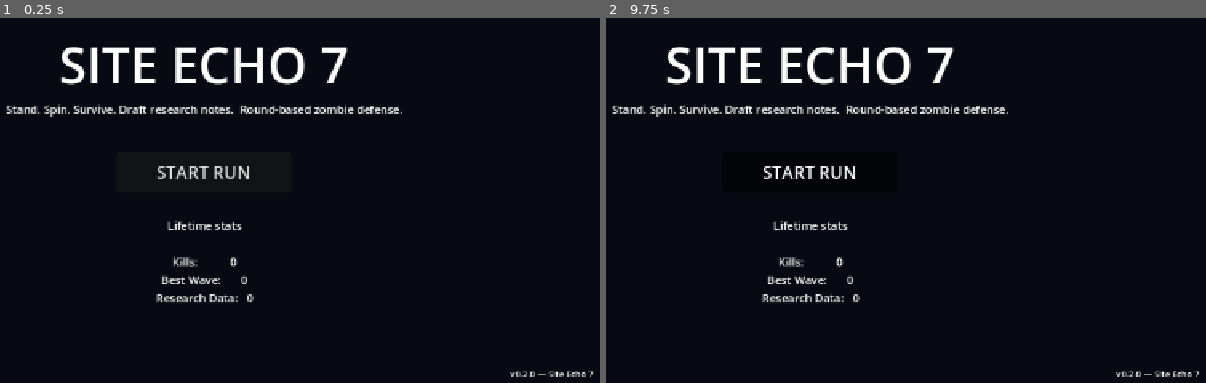
Above: before the commit, frames 1-2 (left to right).
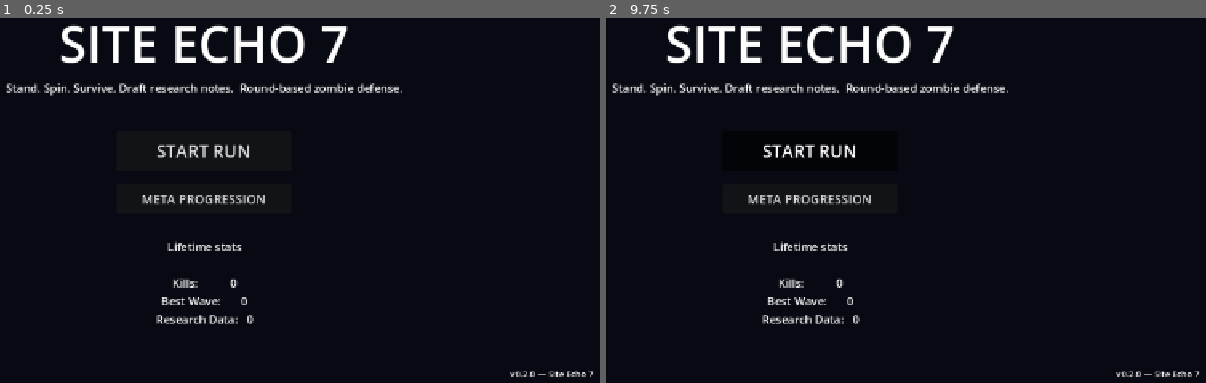
Above: after the commit, the same moments.

Repository: Josh-Buck/site-echo-7
Game: Godot game, scene res://scenes/ui/TitleScreen.tscn
Same seed, same stepped clock (60 frames per second), same inputs: the game is played once before the commit and once after it.
Inputs (mouse positions are in pixels of both pictures, inside the frame that each line leads up to):
- Up to frame 1 (0.25 s): no input
- Up to frame 2 (9.75 s): click (810, 196) at 0.5 s, where only the run after the commit has a clickable "META PROGRESSION"; click "START RUN" at 1.25 s; click "START RUN" at 2 s; click (810, 196) at 2.75 s, where only the run after the commit has a clickable "META PROGRESSION"; click "START RUN" at 3.5 s; click (810, 196) at 4.25 s, where only the run after the commit has a clickable "META PROGRESSION"; tap Enter at 5 s; move the mouse to (984, 145) at 5.02 s; press the mouse at (984, 145) at 5.03 s; tap F12 (dev_reset) every 0.75 s from 5.75 to 8.75 s; move the mouse to (648, 189) at 5.77 s; release the mouse at (648, 189) at 5.78 s; tap Q (swap_next) at 5.85 s; click (648, 189) at 5.92 s; move the mouse to (888, 69) at 6.52 s; hold 1 (swap_primary) 6.53-7.28 s; click (888, 69) at 6.67 s; move the mouse to (768, 258) at 7.27 s; tap 2 (swap_secondary) at 7.35 s; click (768, 258) at 7.42 s; move the mouse to (1050, 237) at 8.02 s; hold 3 (swap_tertiary) 8.03-8.78 s; click (1050, 237) at 8.17 s; move the mouse to (outside the picture) at 8.77 s; click (outside the picture) at 8.85 s; move the mouse to (852, 167) at 9.52 s; hold Q (swap_next) from 9.53 s (still down); click (852, 167) at 9.67 s

The runs differ from the first frame. In frame 1, 7.3% of the frame differs, in the area x 1-67%, y 1-84%; in frame 2, 7.3%.

Commit message:
M3b: meta progression — spend RD on perks and barrier upgrades

Diff:
--- a/autoload/CardSystem.gd
+++ b/autoload/CardSystem.gd
@@ -40,14 +40,28 @@
 			push_warning("[CardSystem] could not load card: %s" % path)
 	print("[CardSystem] starter pool loaded: %d cards" % available_pool.size())
 
+var _first_draft_done: bool = false
+
 func _on_run_started() -> void:
 	active_deck.clear()
+	_first_draft_done = false
+	# Quartermaster perk: pre-draft one random card.
+	if MetaProgress.has_unlock(&"perk_quartermaster") and not available_pool.is_empty():
+		var card = _pick_weighted(available_pool.duplicate())
+		if card != null:
+			active_deck.append(card)
+			EventBus.card_drafted.emit(card)
 
 func reset_run_deck() -> void:
 	active_deck.clear()
+	_first_draft_done = false
 
 func _on_wave_ended(_round_n: int) -> void:
-	offer_cards(3)
+	var count := 3
+	if not _first_draft_done and MetaProgress.has_unlock(&"perk_quick_draft"):
+		count = 5
+	_first_draft_done = true
+	offer_cards(count)
 
 func offer_cards(count: int) -> void:
 	current_offer.clear()
--- a/autoload/GameState.gd
+++ b/autoload/GameState.gd
@@ -14,6 +14,9 @@
 	current_round = 0
 	current_score = 0
 	tokens = 0
+	# Apply meta-unlocked run-start perks.
+	if MetaProgress.has_unlock(&"perk_combat_veteran"):
+		tokens += 20
 	run_active = true
 	EventBus.run_started.emit()
 
--- a/autoload/MetaProgress.gd
+++ b/autoload/MetaProgress.gd
@@ -25,6 +25,19 @@
 	research_data += earned
 	SaveSystem.save_meta()
 
+func has_unlock(id: StringName) -> bool:
+	return unlocks.get(id, false)
+
+func buy_unlock(id: StringName, cost: int) -> bool:
+	if has_unlock(id):
+		return false
+	if research_data < cost:
+		return false
+	research_data -= cost
+	unlocks[id] = true
+	SaveSystem.save_meta()
+	return true
+
 func reset_all() -> void:
 	lifetime_score = 0
 	lifetime_kills = 0
--- a/scenes/barrier/Barrier.gd
+++ b/scenes/barrier/Barrier.gd
@@ -8,6 +8,17 @@
 var _destroyed: bool = false
 
 func _ready() -> void:
+	# Apply meta-unlocked barrier HP bonuses.
+	var bonus: float = 0.0
+	if MetaProgress.has_unlock(&"barrier_hp_1"):
+		bonus += 10.0
+	if MetaProgress.has_unlock(&"barrier_hp_2"):
+		bonus += 20.0
+	if MetaProgress.has_unlock(&"barrier_hp_3"):
+		bonus += 30.0
+	if MetaProgress.has_unlock(&"perk_reinforced_barrier"):
+		bonus += max_hp * 0.2
+	max_hp += bonus
 	current_hp = max_hp
 	add_to_group("barriers")
 	collision_layer = 2
--- /dev/null
+++ b/scenes/ui/MetaScreen.gd
@@ -0,0 +1,64 @@
+extends Control
+
+const UNLOCKS: Array[Dictionary] = [
+	{"id": &"perk_combat_veteran", "name": "Combat Veteran", "desc": "Start each run with +20 tokens.", "cost": 100, "category": "Starter Perks"},
+	{"id": &"perk_quick_draft", "name": "Quick Draft", "desc": "First card draft of every run offers 5 cards instead of 3.", "cost": 200, "category": "Starter Perks"},
+	{"id": &"perk_quartermaster", "name": "Quartermaster", "desc": "Start each run with 1 random card already drafted.", "cost": 250, "category": "Starter Perks"},
+	{"id": &"perk_reinforced_barrier", "name": "Reinforced Barrier", "desc": "Barrier max HP +20% (multiplicative).", "cost": 300, "category": "Starter Perks"},
+	{"id": &"barrier_hp_1", "name": "Barrier Plating I", "desc": "Permanent +10 max HP.", "cost": 150, "category": "Barrier Upgrades"},
+	{"id": &"barrier_hp_2", "name": "Barrier Plating II", "desc": "Permanent +20 max HP. Stacks with I.", "cost": 400, "category": "Barrier Upgrades"},
+	{"id": &"barrier_hp_3", "name": "Barrier Plating III", "desc": "Permanent +30 max HP. Stacks with prior.", "cost": 800, "category": "Barrier Upgrades"},
+]
+
+@onready var rd_label: Label = $VBox/RDLabel
+@onready var unlock_list: VBoxContainer = $VBox/ScrollContainer/UnlockList
+@onready var back_button: Button = $VBox/BackButton
+
+func _ready() -> void:
+	Input.set_mouse_mode(Input.MOUSE_MODE_VISIBLE)
+	back_button.pressed.connect(_on_back_pressed)
+	_refresh()
+
+func _refresh() -> void:
+	rd_label.text = "Research Data: %d" % MetaProgress.research_data
+	for c in unlock_list.get_children():
+		c.queue_free()
+	var current_category := ""
+	for u in UNLOCKS:
+		if u["category"] != current_category:
+			current_category = u["category"]
+			var header := Label.new()
+			header.text = "\n— " + current_category + " —"
+			header.add_theme_font_size_override("font_size", 20)
+			header.horizontal_alignment = HORIZONTAL_ALIGNMENT_CENTER
+			unlock_list.add_child(header)
+		var btn := _make_unlock_button(u)
+		unlock_list.add_child(btn)
+
+func _make_unlock_button(u: Dictionary) -> Button:
+	var btn := Button.new()
+	btn.custom_minimum_size = Vector2(720, 70)
+	btn.clip_text = false
+	btn.autowrap_mode = TextServer.AUTOWRAP_WORD_SMART
+	var owned: bool = MetaProgress.has_unlock(u["id"])
+	var affordable: bool = MetaProgress.research_data >= int(u["cost"])
+	var status := "UNLOCKED" if owned else ("%d RD" % int(u["cost"]))
+	btn.text = "%s    [%s]\n%s" % [u["name"], status, u["desc"]]
+	btn.add_theme_font_size_override("font_size", 16)
+	if owned:
+		btn.disabled = true
+		btn.add_theme_color_override("font_color", Color(0.55, 0.85, 0.55))
+	elif not affordable:
+		btn.disabled = true
+		btn.add_theme_color_override("font_color", Color(0.5, 0.5, 0.55))
+	btn.pressed.connect(_on_unlock_pressed.bind(u))
+	return btn
+
+func _on_unlock_pressed(u: Dictionary) -> void:
+	if MetaProgress.buy_unlock(u["id"], int(u["cost"])):
+		AudioMan.play_sfx("card_pick")
+		_refresh()
+
+func _on_back_pressed() -> void:
+	AudioMan.play_sfx("ui_click")
+	get_tree().change_scene_to_file("res://scenes/ui/TitleScreen.tscn")
--- /dev/null
+++ b/scenes/ui/MetaScreen.tscn
@@ -0,0 +1,78 @@
+[gd_scene load_steps=3 format=3 uid="uid://b1metaxyz"]
+
+[ext_resource type="Script" path="res://scenes/ui/MetaScreen.gd" id="1_meta"]
+
+[sub_resource type="StyleBoxFlat" id="StyleBoxFlat_bg"]
+bg_color = Color(0.03, 0.04, 0.07, 1)
+
+[node name="MetaScreen" type="Control"]
+anchors_preset = 15
+anchor_right = 1.0
+anchor_bottom = 1.0
+grow_horizontal = 2
+grow_vertical = 2
+
+[node name="Background" type="PanelContainer" parent="."]
+anchors_preset = 15
+anchor_right = 1.0
+anchor_bottom = 1.0
+grow_horizontal = 2
+grow_vertical = 2
+mouse_filter = 2
+theme_override_styles/panel = SubResource("StyleBoxFlat_bg")
+
+[node name="VBox" type="VBoxContainer" parent="."]
+anchors_preset = 15
+anchor_right = 1.0
+anchor_bottom = 1.0
+offset_left = 60.0
+offset_top = 32.0
+offset_right = -60.0
+offset_bottom = -32.0
+grow_horizontal = 2
+grow_vertical = 2
+alignment = 0
+
+[node name="TitleLabel" type="Label" parent="VBox"]
+layout_mode = 2
+theme_override_font_sizes/font_size = 44
+text = "META PROGRESSION"
+horizontal_alignment = 1
+
+[node name="SubtitleLabel" type="Label" parent="VBox"]
+layout_mode = 2
+theme_override_font_sizes/font_size = 16
+text = "Salvaged Research Data unlocks permanent improvements. Slow on purpose."
+horizontal_alignment = 1
+
+[node name="RDLabel" type="Label" parent="VBox"]
+layout_mode = 2
+theme_override_font_sizes/font_size = 22
+text = "Research Data: 0"
+horizontal_alignment = 1
+
+[node name="Spacer" type="Control" parent="VBox"]
+layout_mode = 2
+custom_minimum_size = Vector2(0, 16)
+
+[node name="ScrollContainer" type="ScrollContainer" parent="VBox"]
+layout_mode = 2
+size_flags_horizontal = 3
+size_flags_vertical = 3
+custom_minimum_size = Vector2(0, 400)
+
+[node name="UnlockList" type="VBoxContainer" parent="VBox/ScrollContainer"]
+layout_mode = 2
+size_flags_horizontal = 3
+alignment = 1
+
+[node name="Spacer2" type="Control" parent="VBox"]
+layout_mode = 2
+custom_minimum_size = Vector2(0, 16)
+
+[node name="BackButton" type="Button" parent="VBox"]
+layout_mode = 2
+size_flags_horizontal = 4
+custom_minimum_size = Vector2(220, 48)
+theme_override_font_sizes/font_size = 20
+text = "BACK TO MENU"
--- a/scenes/ui/TitleScreen.gd
+++ b/scenes/ui/TitleScreen.gd
@@ -4,21 +4,21 @@
 @onready var subtitle_label: Label = $VBox/SubtitleLabel
 @onready var stats_label: Label = $VBox/StatsLabel
 @onready var start_button: Button = $VBox/StartButton
+@onready var meta_button: Button = $VBox/MetaButton
 @onready var version_label: Label = $VersionLabel
 
 func _ready() -> void:
 	Input.set_mouse_mode(Input.MOUSE_MODE_VISIBLE)
 	start_button.pressed.connect(_on_start_pressed)
+	meta_button.pressed.connect(_on_meta_pressed)
 	_refresh_stats()
 	version_label.text = "v0.2.0 — Site Echo 7"
 	print("[TitleScreen] ready, start_button=", start_button)
 
-func _input(event: InputEvent) -> void:
-	# Backup click-to-start: if the button signal fails for any reason (e.g. a
-	# Control above it eats the click), a left-click anywhere still launches.
-	if event is InputEventMouseButton and event.pressed and event.button_index == MOUSE_BUTTON_LEFT:
-		_on_start_pressed()
-		get_viewport().set_input_as_handled()
+func _on_meta_pressed() -> void:
+	AudioMan.register_first_gesture()
+	AudioMan.play_sfx("ui_click")
+	get_tree().change_scene_to_file("res://scenes/ui/MetaScreen.tscn")
 
 func _refresh_stats() -> void:
 	var lines: Array[String] = []
--- a/scenes/ui/TitleScreen.tscn
+++ b/scenes/ui/TitleScreen.tscn
@@ -58,6 +58,17 @@
 theme_override_font_sizes/font_size = 28
 text = "START RUN"
 
+[node name="SpacerBetweenButtons" type="Control" parent="VBox"]
+layout_mode = 2
+custom_minimum_size = Vector2(0, 12)
+
+[node name="MetaButton" type="Button" parent="VBox"]
+layout_mode = 2
+size_flags_horizontal = 4
+custom_minimum_size = Vector2(280, 48)
+theme_override_font_sizes/font_size = 20
+text = "META PROGRESSION"
+
 [node name="Spacer2" type="Control" parent="VBox"]
 layout_mode = 2
 custom_minimum_size = Vector2(0, 32)
Not shown, changed: docs/test-backlog.md
